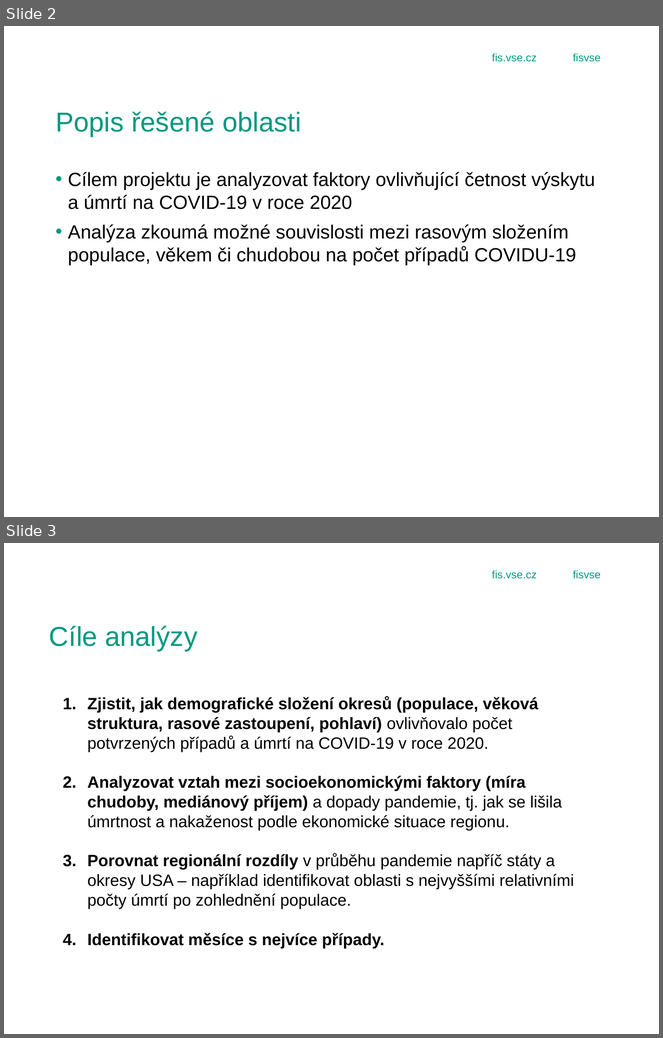
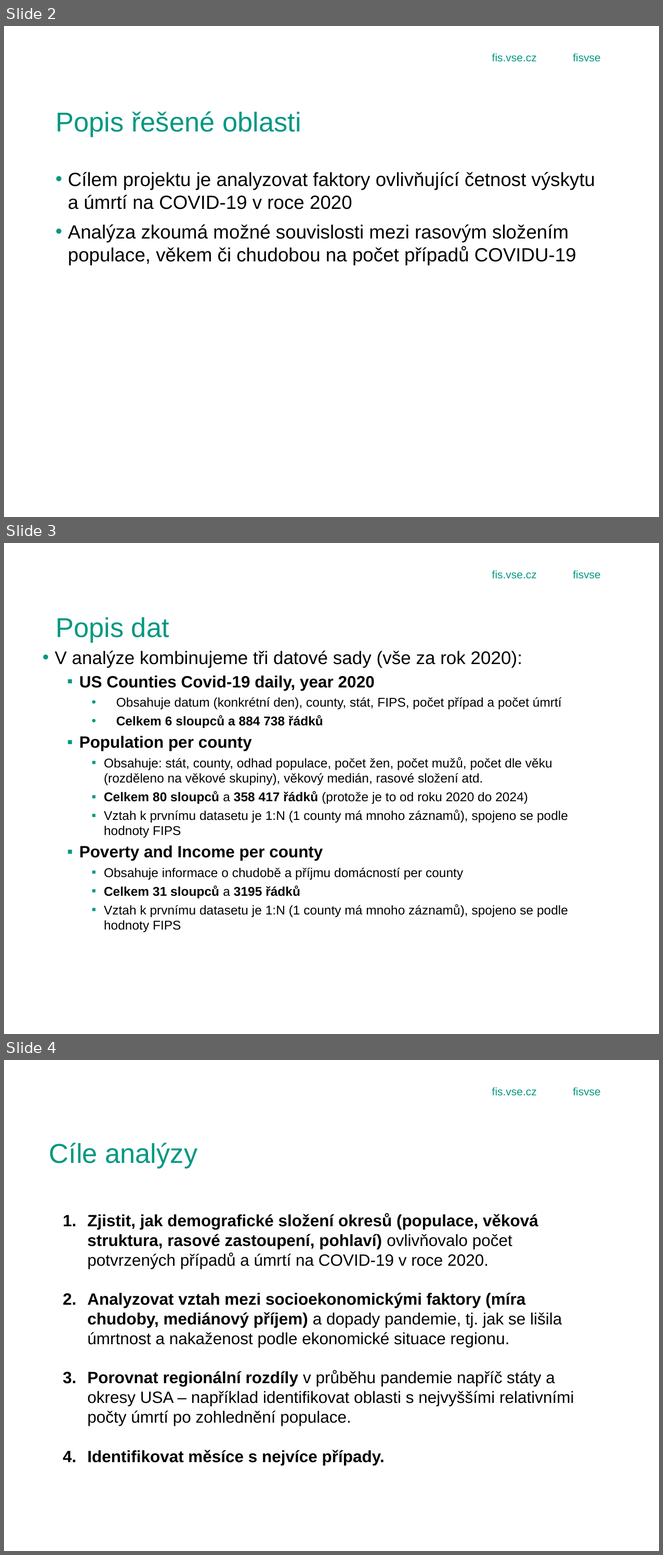
Before and after one commit to ursulastrudl/Projektovy_seminar, a slide deck: obhajoba.pptx. Shown one above the other, each under a label of ours: slides 2 and 3 before the commit, slides 2, 3 and 4 after it. The pictures are 663x1038 and 663x1555 pixels, drawn with LibreOffice and Linux fonts; fonts in the diff are those of the drawing; background and template pictures are left out. Boxes give left, top, right and bottom in pixels: in the first picture for what was removed or moved away, otherwise in the second. Text is boxed around its words. In the diff, an @@ line names an element or a change of style, - is before the commit and + after.

```diff
--- a/obhajoba.pptx
+++ b/obhajoba.pptx
@@ slide 3 added at box(4, 543, 659, 1034), background picture (left out); not listed: 3 template elements that a slide beside it also shows @@
@@ title added at box(55, 617, 169, 643), 30 pt, text #009881 @@
+Popis dat
@@ text added at box(55, 651, 568, 932), 14 pt, text #000000 @@
+• V analýze kombinujeme tři datové sady (vše za rok 2020):
+  ▪ US Counties Covid-19 daily, year 2020
+  • Obsahuje datum (konkrétní den), county, stát, FIPS, počet případ a počet úmrtí
+  • Celkem 6 sloupců a 884 738 řádků
+  ▪ Population per county
+    ▪ Obsahuje: stát, county, odhad populace, počet žen, počet mužů, počet dle věku (rozděleno na věkové skupiny), věkový medián, rasové složení atd.
+    ▪ Celkem 80 sloupců a 358 417 řádků (protože je to od roku 2020 do 2024)
+    ▪ Vztah k prvnímu datasetu je 1:N (1 county má mnoho záznamů), spojeno se podle hodnoty FIPS
+  ▪ Poverty and Income per county
+    ▪ Obsahuje informace o chudobě a příjmu domácností per county
+    ▪ Celkem 31 sloupců a 3195 řádků
+    ▪ Vztah k prvnímu datasetu je 1:N (1 county má mnoho záznamů), spojeno se podle hodnoty FIPS
@@ what was slide 3 is now slide 4 @@
```
Also in this commit, not shown: 1 slide changed, 12 other slides added, 1 slide removed, 2 other files.
